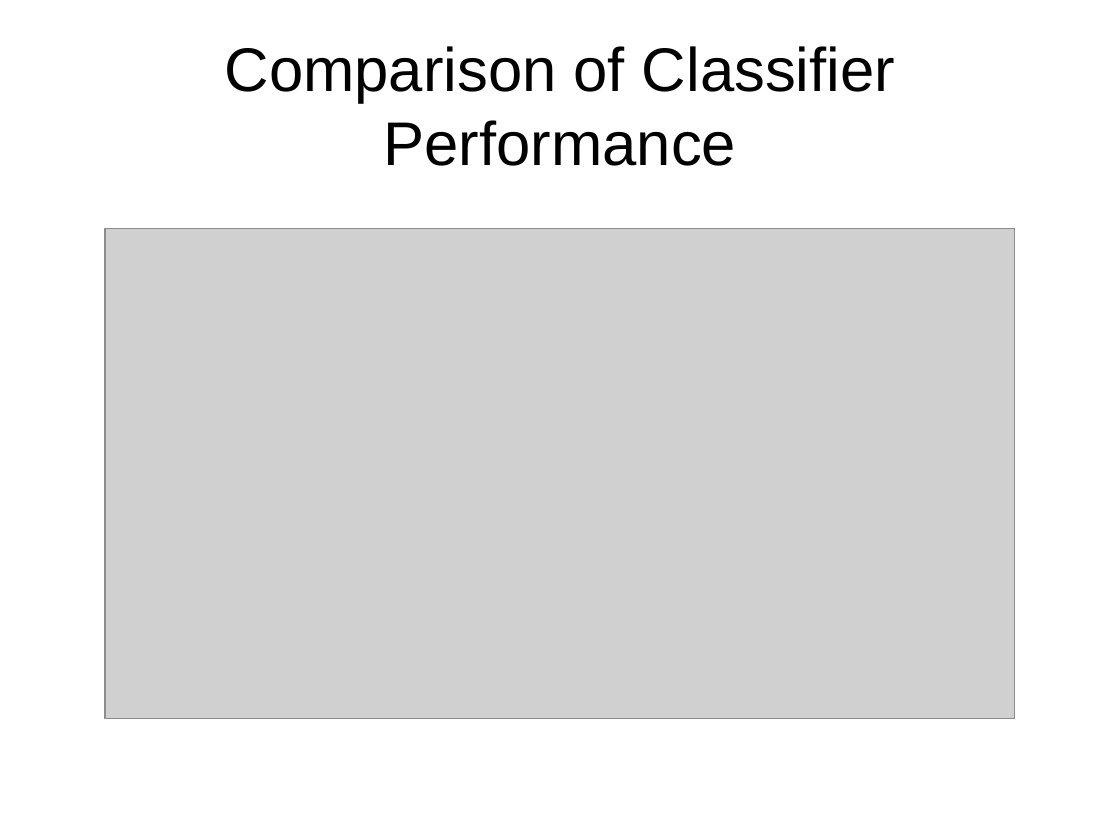
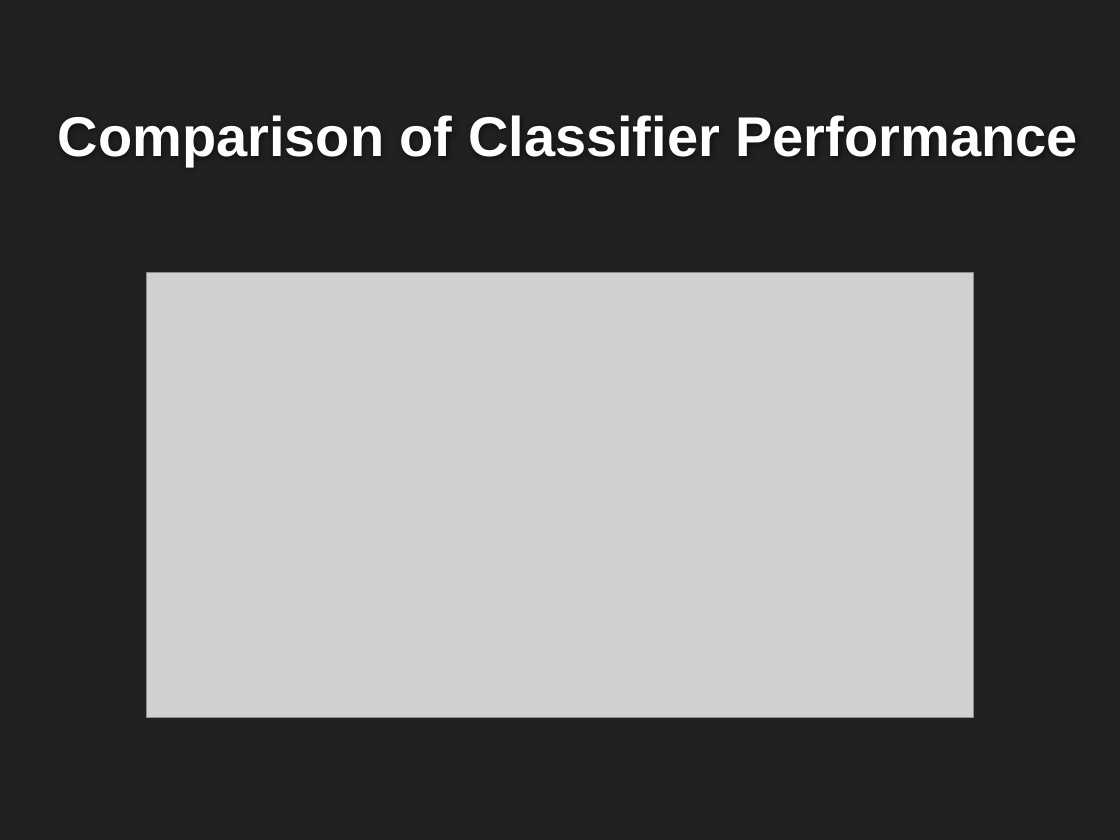
Before and after one commit to ayusharyal1/5DBMinds, a slide deck: slide 23 of project_presentation/Final - Dec 9.pptx (slide 24 before the commit). Drawn at 1120x840 pixels with LibreOffice and Linux fonts; fonts in the diff are those of the drawing; grey boxes stand for pictures; background and template pictures are left out. Boxes give left, top, right and bottom in pixels: in the first picture for what was removed or moved away, otherwise in the second. Text is boxed around its words. In the diff, an @@ line names an element or a change of style, - is before the commit and + after.

```diff
--- a/project_presentation/Final - Dec 9.pptx
+++ b/project_presentation/Final - Dec 9.pptx
@@ background #FFFFFF to #212121 @@
@@ title "Comparison of Classifier Performance": place and size @@
-title "Comparison of Classifier Performance" at (225,46,895,166)
+title "Comparison of Classifier Performance" at (58,115,1078,166)
@@ title "Comparison of Classifier Performance" at (58,115,1078,166): size 39.6 to 36 pt, text colour #000000 to #FEFEFE, bold on; alignment centre to left; vertical alignment middle to bottom @@
@@ picture: place and size @@
-picture at (105,228,1015,719)
+picture at (147,272,974,718)
```
Also in this commit, not shown: 26 other slides changed, 1 slide added, 2 slides removed, 9 other files.
